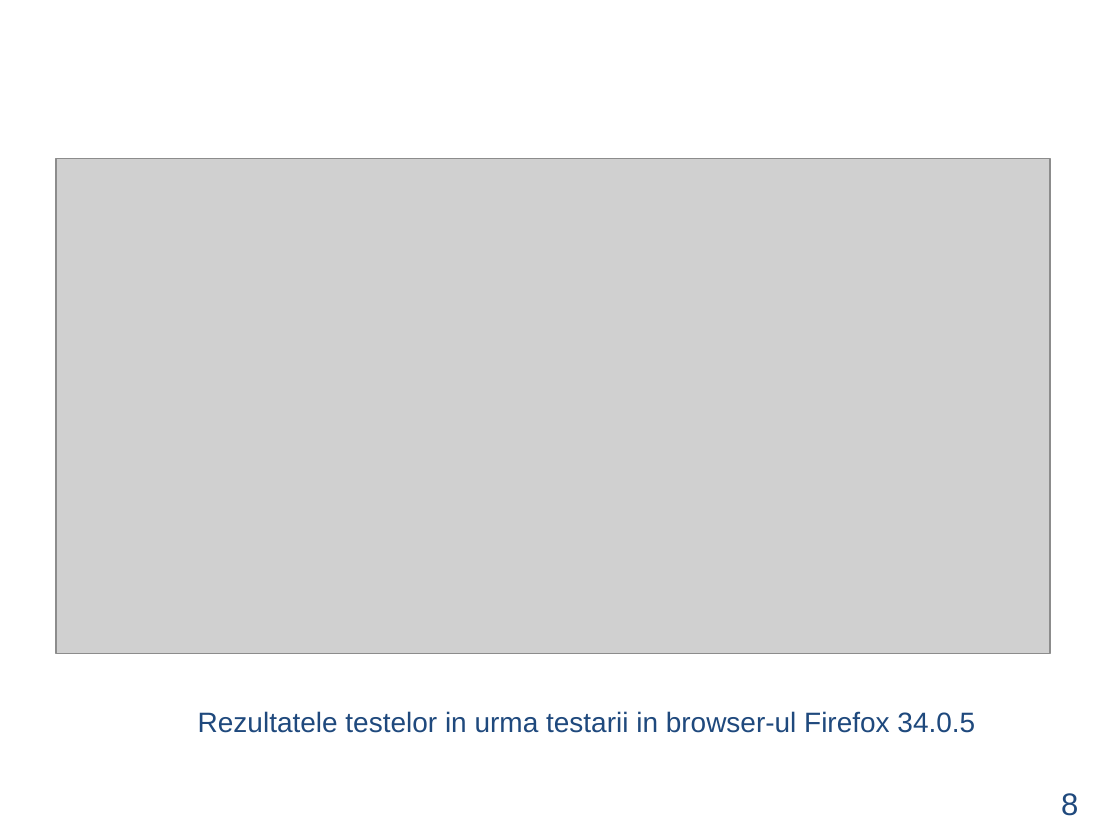
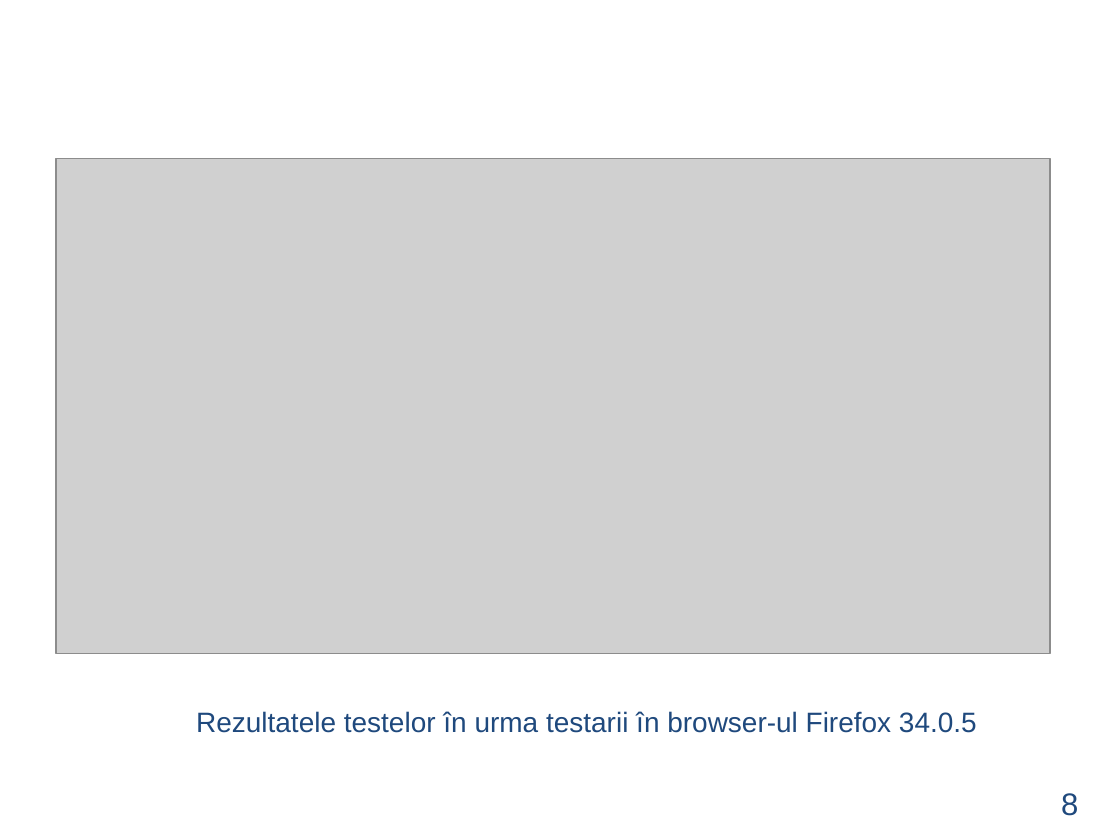
Before and after one commit to LucaAndrei/Fitness-MD-Web-Application-2.0, a slide deck: slide 10 of parte_scrisa/2419_engage_ppt/Prezentare Disertatie Luca Andrei.ppt. Drawn at 1120x840 pixels with LibreOffice and Linux fonts; fonts in the diff are those of the drawing; grey boxes stand for pictures; background and template pictures are left out. Boxes give left, top, right and bottom in pixels: in the first picture for what was removed or moved away, otherwise in the second. Text is boxed around its words. In the diff, an @@ line names an element or a change of style, - is before the commit and + after.

```diff
--- a/parte_scrisa/2419_engage_ppt/Prezentare Disertatie Luca Andrei.ppt
+++ b/parte_scrisa/2419_engage_ppt/Prezentare Disertatie Luca Andrei.ppt
@@ text at (196,711,977,733): text changed @@
-Rezultatele testelor in urma testarii in browser-ul Firefox 34.0.5
+Rezultatele testelor în urma testarii în browser-ul Firefox 34.0.5
```
Also in this commit, not shown: 8 other slides changed, 1 slide added.
